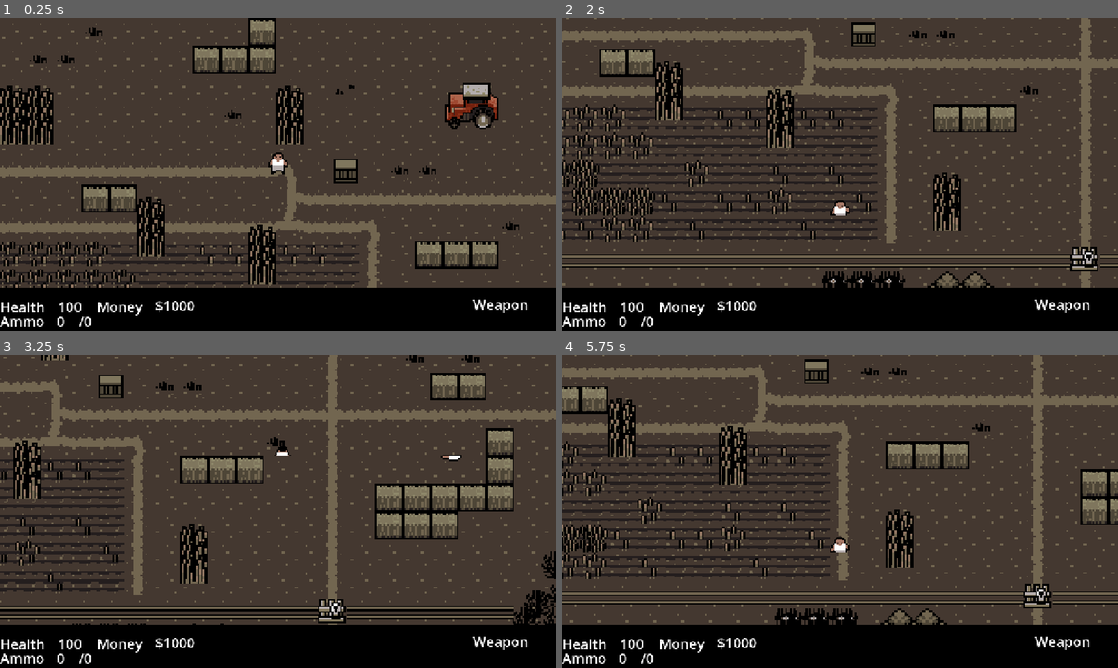
Above: before the commit, frames 1-4 (two rows, left to right).
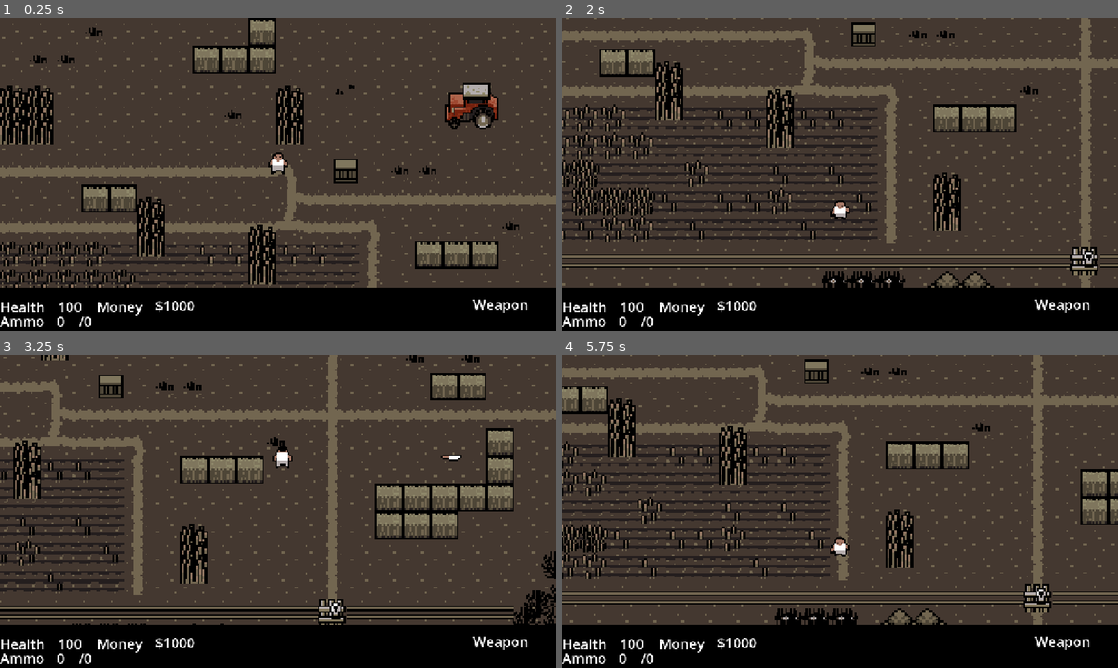
Above: after the commit, the same moments.

Repository: AmosMaddux/RogueZombies
Game: Godot game, scene res://scenes/main.tscn
Same seed, same stepped clock (60 frames per second), same inputs: the game is played once before the commit and once after it.
Inputs (mouse positions are in pixels of both pictures, inside the frame that each line leads up to):
- Up to frame 1 (0.25 s): no input
- Up to frame 2 (2 s): tap Enter at 0.5 s; move the mouse to (962, 158) at 0.52 s; hold D (walk_right) 0.53-1.28 s; click (962, 158) at 0.6 s; move the mouse to (728, 190) at 1.27 s; hold S (walk_down) from 1.28 s (still down); click (728, 190) at 1.35 s
- Up to frame 3 (3.25 s): move the mouse to (333, 442) at 2.02 s; release S (walk_down) at 2.03 s; hold D (walk_right) 2.03-2.78 s; tap F (buy) at 2.1 s; click (333, 442) at 2.3 s; move the mouse to (250, 574) at 2.77 s; hold W (walk_up) from 2.78 s (still down); tap E (next_weapon) at 2.85 s; click (250, 574) at 3.05 s
- Up to frame 4 (5.75 s): move the mouse to (1006, 558) at 3.52 s; release W (walk_up) at 3.53 s; hold A (walk_left) 3.53-5.03 s; tap Q (previous_weapon) at 3.6 s; click (1006, 558) at 3.8 s; move the mouse to (673, 464) at 4.27 s; click (673, 464) at 4.35 s; move the mouse to (867, 511) at 5.02 s; hold S (walk_down) from 5.03 s (still down); click (867, 511) at 5.1 s

The runs differ from the first frame. In frame 1, less than 0.1% of the frame differs, in the area x 72-73%, y 72-74%; in frame 2, less than 0.1%; in frame 3, 0.1%, in the area x 49-62%, y 32-87%; in frame 4, less than 0.1%.

Commit message:
Last Sync: 2026-03-31 15:33 (Mobile)

Diff:
--- a/scenes/main.tscn
+++ b/scenes/main.tscn
@@ -23,6 +23,11 @@
 y_sort_enabled = true
 navigation_polygon = SubResource("NavigationPolygon_o6xl0")
 
+[node name="Player" parent="NavigationRegion2D" unique_id=768004286 instance=ExtResource("2_sugp2")]
+unique_name_in_owner = true
+position = Vector2(417, 330)
+money = 1000
+
 [node name="Terrain" parent="NavigationRegion2D" unique_id=1159906809 instance=ExtResource("1_0wfyh")]
 
 [node name="Gate" parent="NavigationRegion2D" unique_id=211598144 instance=ExtResource("6_tipki")]
@@ -45,11 +50,6 @@
 
 [node name="Gate7" parent="NavigationRegion2D" unique_id=587782316 instance=ExtResource("6_tipki")]
 position = Vector2(217, 569)
-
-[node name="Player" parent="NavigationRegion2D" unique_id=768004286 instance=ExtResource("2_sugp2")]
-unique_name_in_owner = true
-position = Vector2(417, 330)
-money = 1000
 
 [node name="Pickups" type="Node" parent="." unique_id=1731698991]
 
--- a/scenes/skinny_enemy.tscn
+++ b/scenes/skinny_enemy.tscn
@@ -136,6 +136,7 @@
 [node name="Visuals" type="Node2D" parent="." unique_id=1730551592]
 
 [node name="AnimatedSprite2D" type="AnimatedSprite2D" parent="Visuals" unique_id=1639234480]
+y_sort_enabled = true
 position = Vector2(0, -7)
 sprite_frames = SubResource("SpriteFrames_md0e3")
 animation = &"walk_down"
--- a/scenes/spawn_controller.tscn
+++ b/scenes/spawn_controller.tscn
@@ -1,12 +1,14 @@
 [gd_scene format=3 uid="uid://bgdbemr0ss1b8"]
 
 [ext_resource type="Script" uid="uid://didnvva1colqk" path="res://scripts/spawn_controller.gd" id="1_gkhyp"]
+[ext_resource type="PackedScene" uid="uid://bvjx7i310k3gr" path="res://scenes/skinny_enemy.tscn" id="2_7yugw"]
 [ext_resource type="PackedScene" uid="uid://cv5r7nxxjb670" path="res://scenes/enemy.tscn" id="2_bd4fu"]
 [ext_resource type="PackedScene" uid="uid://d2g6upuptqrt8" path="res://scenes/fast_enemy.tscn" id="3_7yugw"]
 [ext_resource type="PackedScene" uid="uid://dp6bn41f084ja" path="res://scenes/turret_enemy.tscn" id="4_pbdmg"]
 
 [node name="SpawnController" type="Node2D" unique_id=1339563444]
 script = ExtResource("1_gkhyp")
+skinny_zombie = ExtResource("2_7yugw")
 big_zombie = ExtResource("2_bd4fu")
 fast_zombie = ExtResource("3_7yugw")
 turret_zombie = ExtResource("4_pbdmg")
--- a/scenes/terrain.tscn
+++ b/scenes/terrain.tscn
@@ -981,7 +981,6 @@
 y_sort_enabled = true
 
 [node name="Ground" type="TileMapLayer" parent="." unique_id=1312865903]
-y_sort_enabled = true
 tile_map_data = PackedByteArray("AAD9//3/AAALAA0AAAD9//7/AAALAA0AAAD9////AAALAA0AAAD9/wAAAAAKAAEAAAD9/wEAAAAOAAEAAAD9/w …(134528 unchanged characters)…
 tile_set = SubResource("TileSet_vjhlg")
 
--- a/scripts/enemy.gd
+++ b/scripts/enemy.gd
@@ -4,12 +4,12 @@
 #Vars
 #Movement vars
 @export var min_speed := 15
-@export var max_speed := 45
+@export var max_speed := 30
 var speed = 30
 const JUMP_VELOCITY = -400.0
 
 #Health Vars
-@export var health = 100
+@export var health = 150
 var is_stunned := false
 var is_alive = true
 
--- a/scripts/skinny_enemy.gd
+++ b/scripts/skinny_enemy.gd
@@ -3,7 +3,7 @@
 
 #Vars
 #Movement vars
-@export var min_speed := 15
+@export var min_speed := 30
 @export var max_speed := 45
 var speed = 30
 const JUMP_VELOCITY = -400.0
@@ -15,7 +15,7 @@
 
 #Attack Vars
 var is_attacking := false
-@export var min_attack_distance := 40
+@export var min_attack_distance := 15
 @export var damage_amount := 25
 var distance_to_player := 0.0
 
--- a/scripts/spawn_controller.gd
+++ b/scripts/spawn_controller.gd
@@ -7,6 +7,7 @@
 @onready var wave_timer: Timer = $WaveTimer
 
 #PackedScenes
+@export var skinny_zombie: PackedScene
 @export var big_zombie: PackedScene
 @export var fast_zombie: PackedScene
 @export var turret_zombie: PackedScene
@@ -17,6 +18,8 @@
 
 var spawnpoints = []
 
+var skinny_zoms_to_spawn = 5
+var skinny_zoms_spawned = 0
 var big_zoms_to_spawn = 5
 var big_zoms_spawned = 0
 var fast_zoms_to_spawn = 5
@@ -38,14 +41,18 @@
 	print("Wave starting...")
 	#Reset wave Vars
 	current_wave += 1
+	#Spawn one and a half skinny zombies per wave
+	skinny_zoms_spawned = 0
+	skinny_zoms_to_spawn = ceil(current_wave * 1.5)
+	#Spawn big zombies equal to the current wave, starting at the third wave
 	big_zoms_spawned = 0
-	big_zoms_to_spawn = ceil(current_wave * 1.5)
+	big_zoms_to_spawn = ceil(current_wave - 2)
+	#Spawn 2 fast zombies for every third level starting on level 6
 	fast_zoms_to_spawn = 0
-	fast_zoms_to_spawn = ceil(floor(current_wave / 3) * 2)
+	fast_zoms_to_spawn = ceil((current_wave - 5) / 3 * 2)
+	#Spawn 2 turret zombies every fifth level starting on level 10
 	turret_zoms_spawned = 0
-	turret_zoms_to_spawn = ceil(floor(current_wave / 5) * 2)
-	print("FastZoms: " + str(fast_zoms_to_spawn) + " TurretZoms: " + str(turret_zoms_to_spawn))
-	print("CurrentWave: " + str(current_wave) + " Calc: " + str(floor(current_wave / 2)))
+	turret_zoms_to_spawn = ceil((current_wave -  9)/ 5 * 2)
 	#Spawn initial zombie
 	spawn_zombie()
 
@@ -65,7 +72,24 @@
 
 func spawn_zombie():
 	if in_wave:
-		if big_zoms_to_spawn > 0:
+		if skinny_zoms_to_spawn > 0:
+			#Get spawnpoint
+			var spawnpoint = spawnpoints.pick_random().global_position
+			var new_enemy = big_zombie.instantiate()
+
+			#Add more health to enemy depending on wave
+			new_enemy.set_vars((current_wave - 1 ) * 25)
+
+			#Spawn enemy at spawn point
+			new_enemy.global_position = spawnpoint
+			enemy_container.add_child(new_enemy)
+
+			#Change vars
+			skinny_zoms_to_spawn -= 1
+			skinny_zoms_spawned += 1
+			print("Spawned zombie at " + str(spawnpoint))
+			print(str(big_zoms_to_spawn) + " zombies left in wave")
+		elif big_zoms_to_spawn > 0:
 			#Get spawnpoint
 			var spawnpoint = spawnpoints.pick_random().global_position
 			var new_enemy = big_zombie.instantiate()
